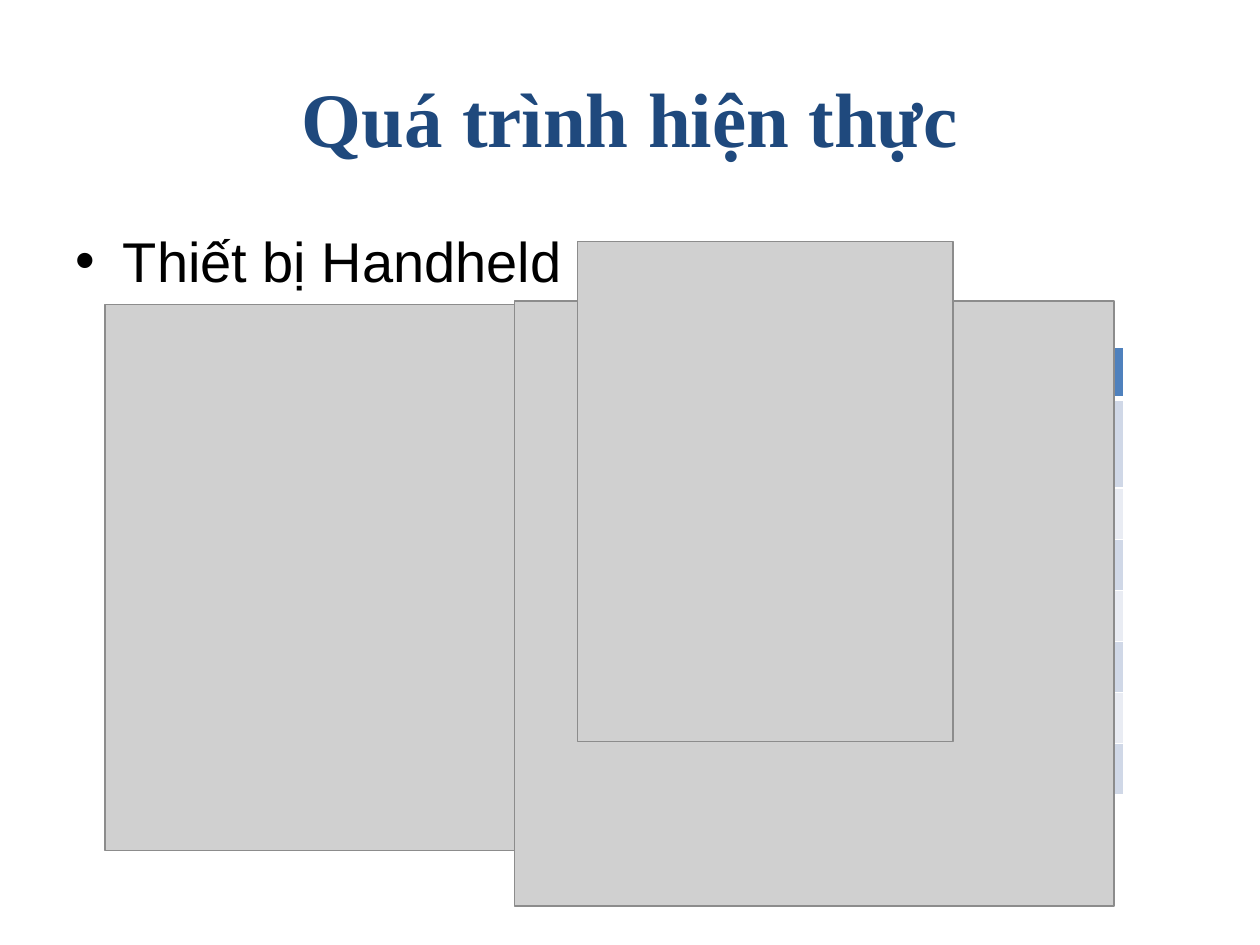
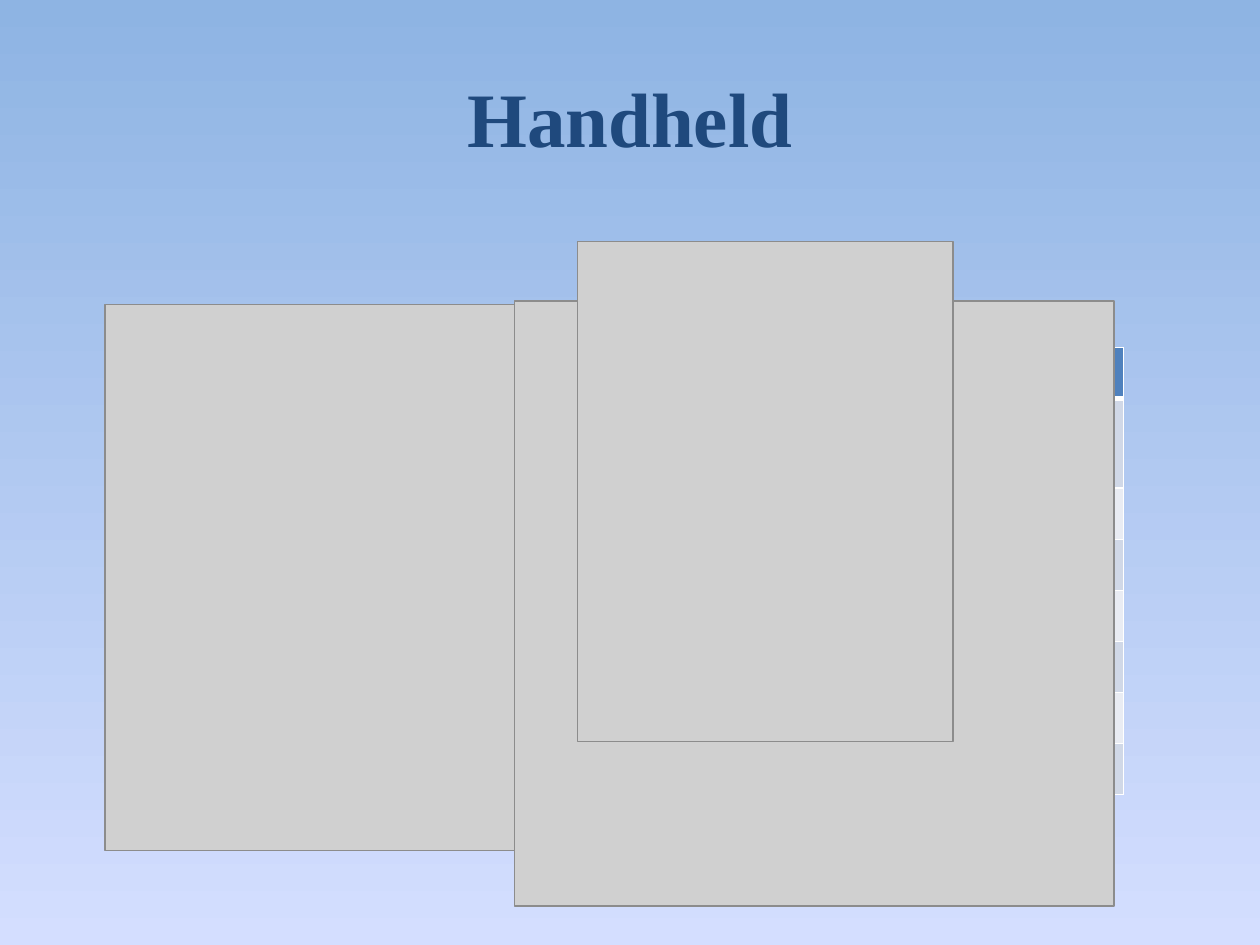
Before and after one commit to golf2109/zigbee-in-supermaket, a slide deck: slide 15 of docs/Report/Queue-Busting.pptx (slide 11 before the commit). Drawn at 1260x945 pixels with LibreOffice and Linux fonts; fonts in the diff are those of the drawing; grey boxes stand for pictures. Boxes give left, top, right and bottom in pixels: in the first picture for what was removed or moved away, otherwise in the second. Text is boxed around its words. In the diff, an @@ line names an element or a change of style, - is before the commit and + after.

```diff
--- a/docs/Report/Queue-Busting.pptx
+++ b/docs/Report/Queue-Busting.pptx
@@ background #FFFFFF to gradient #8EB4E3 to #D4DEFF to #96AB94 @@
@@ title at <box>467,93,792,148</box>: text changed @@
-Quá trình hiện thực
+Handheld
@@ text removed at <box>123,239,562,291</box> @@
-• Thiết bị Handheld
```
Also in this commit, not shown: 7 other slides changed, 17 slides added, 6 slides removed.
